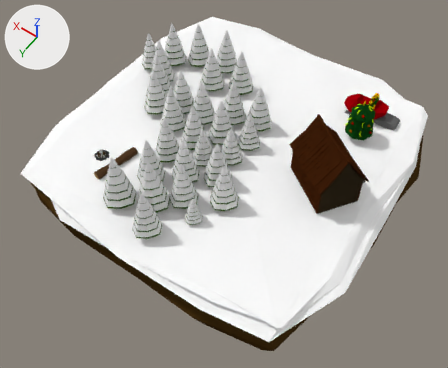
The Blender file 01-Models/JB-WinterinselKomplett.blend as it was, and as the next commit left it.
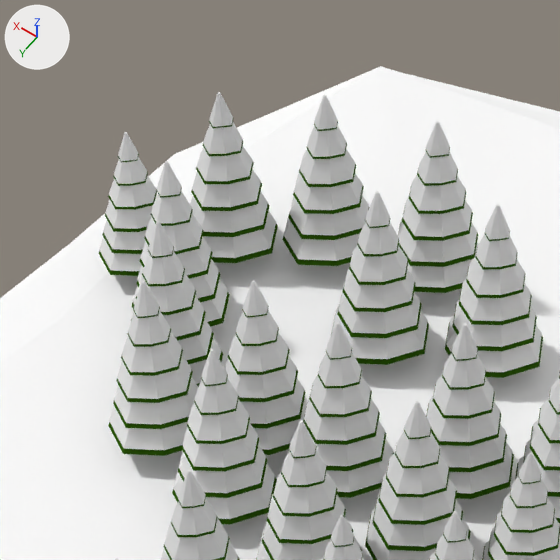
Each version is shown whole from a 50 mm camera at (-4.14, 6.16, 8.65) aimed at (-0.22, 0.67, 0.02), then close up on the part from 26% to 57% of the width and 0% to 38% of the height. Lighting does not change. The marker at upper left points along +X, +Y and +Z.

In view in the first close-up: 'Tanne_schnee.009', 'Tanne_schnee.011', 'Tanne_schnee.012', 'Tanne_schnee.013', 'Tanne_schnee.014', 'Tanne_schnee.016', 'Tanne_schnee.017', 'Tanne_schnee.019', 'Tanne_schnee.020', 'Tanne_schnee.022', 'Tanne_schnee.023', 'Winterinsel'.
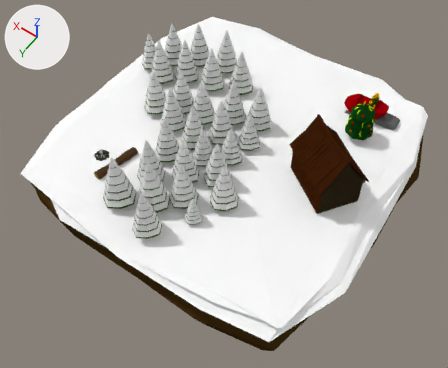
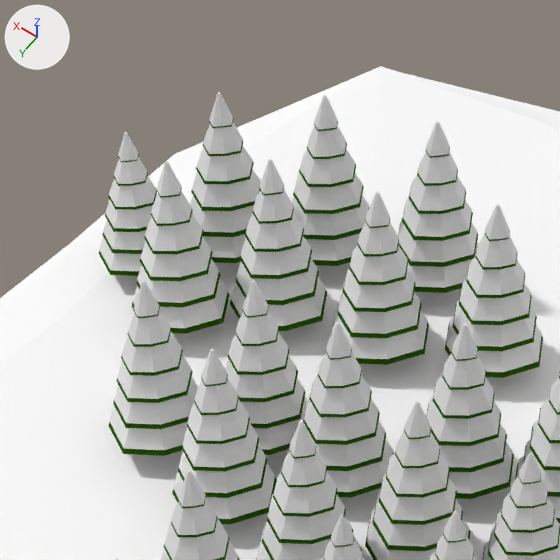
What differs and where, as boxes (x1, y1, x2, y2) in the close-ups (560 x 560 px):
'Tanne_schnee.013', moved
    before: (131, 221, 223, 387)
    after: (230, 159, 327, 331)

The change, as a list of edits to the scene's bpy script:
```text
Change ob_tanne_schnee_013:
    ob_tanne_schnee_013.location: (1.727, -0.0378, 0.827) -> (1.587, -0.657, 0.827)
```
